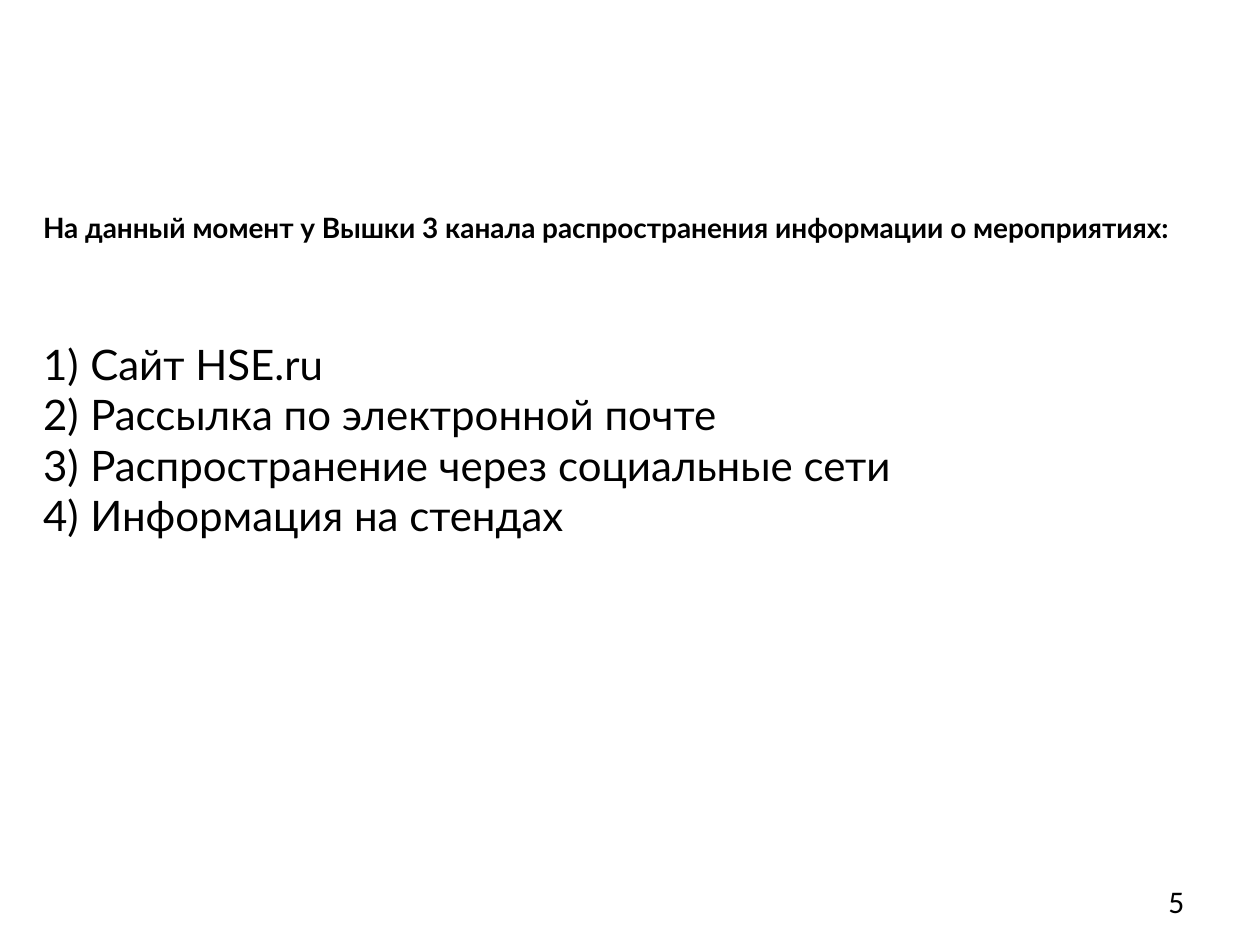
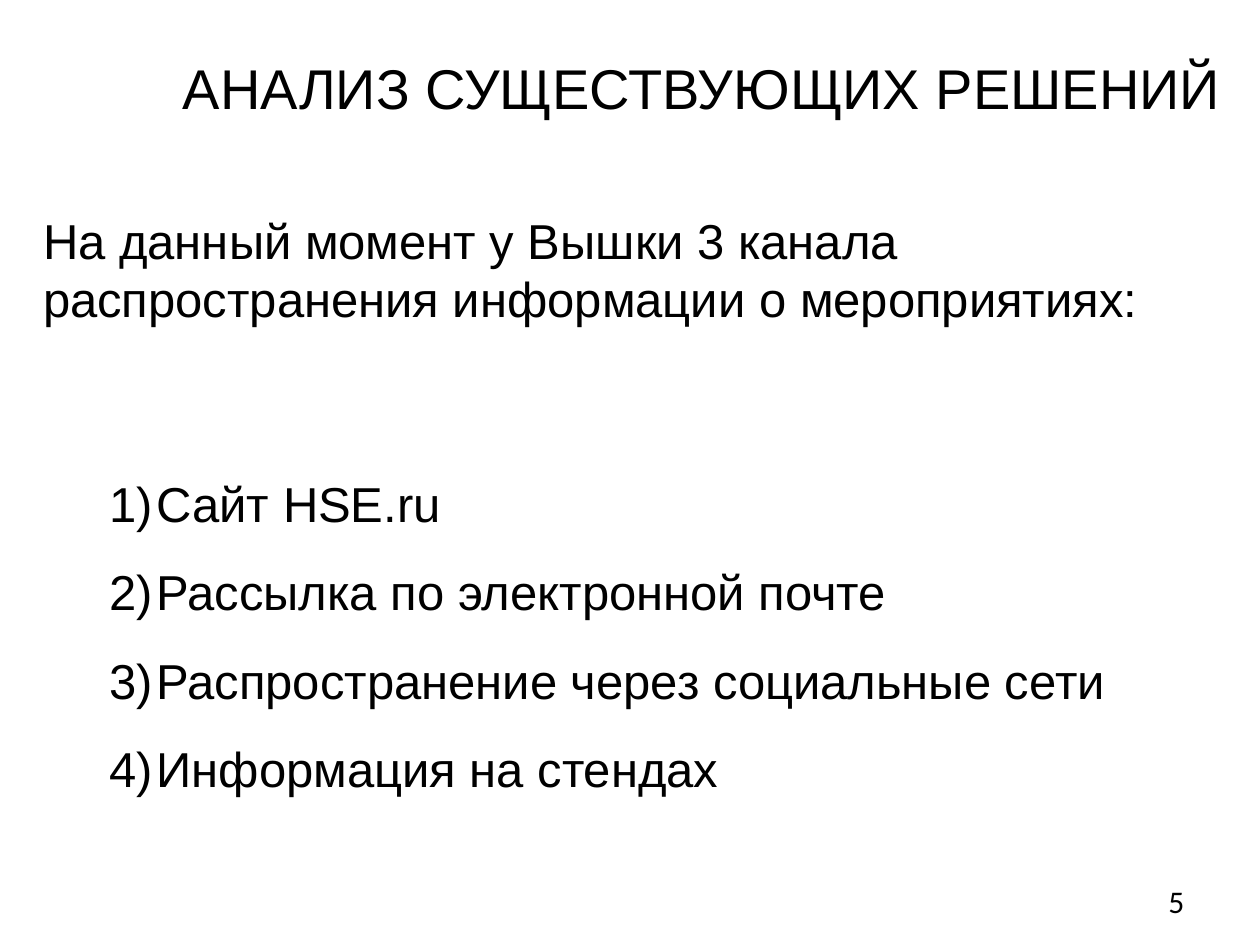
Before and after one commit to M2000h/HSE-APP, a slide deck: slide 5 of Презентация.pptx. Drawn at 1260x945 pixels with LibreOffice and Linux fonts; fonts in the diff are those of the drawing; background and template pictures are left out. Boxes give left, top, right and bottom in pixels: in the first picture for what was removed or moved away, otherwise in the second. Text is boxed around its words. In the diff, an @@ line names an element or a change of style, - is before the commit and + after.

```diff
--- a/Презентация.pptx
+++ b/Презентация.pptx
@@ text "АНАЛИЗ СУЩЕСТВУЮЩИХ РЕШЕНИЙ": place and size @@
-text "АНАЛИЗ СУЩЕСТВУЮЩИХ РЕШЕНИЙ" at <box>197,59,1147,116</box>
+text "АНАЛИЗ СУЩЕСТВУЮЩИХ РЕШЕНИЙ" at <box>183,65,1220,120</box>
@@ text "АНАЛИЗ СУЩЕСТВУЮЩИХ РЕШЕНИЙ" at <box>183,65,1220,120</box>: size 24 to 32 pt, text colour #FFFFFF to #000000, bold off; alignment left to centre @@
@@ text "На данный момент у Вышки ..." at <box>43,222,1137,328</box>: size 16 to 28 pt, font Lato to Arial, bold off @@
@@ text "Сайт HSE.ru": place and size @@
-text "Сайт HSE.ru" at <box>90,349,891,539</box>
+text "Сайт HSE.ru" at <box>109,485,1105,797</box>
@@ text "Сайт HSE.ru" at <box>109,485,1105,797</box>: size 24 to 28 pt, font Lato to Arial; line spacing 1 to 1.5 @@
```
Also in this commit, not shown: 13 other slides changed, 1 slide added, 2 slides removed, 1 other file.
